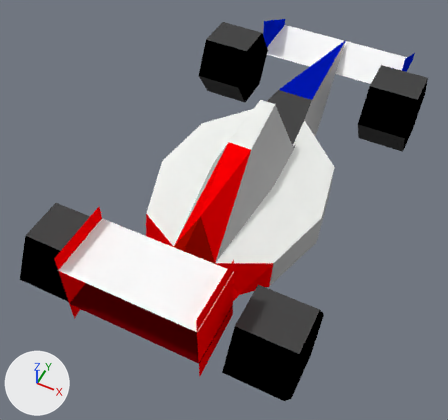
The Blender file models/car_genesis.blend as it was, and as the next commit left it.
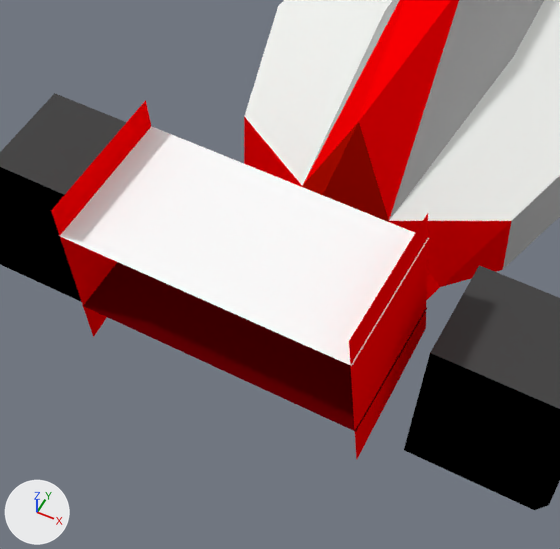
Each version is shown whole from a 50 mm camera at (5.33, -14.45, 14.46) aimed at (-0.44, -2.92, 0.05), then close up on the part from 7% to 66% of the width and 38% to 100% of the height. The lights are fixed; the arrows at lower left show +X, +Y and +Z. The same objects are shown in both versions, whatever each file hides.

The scene before the commit, as lines of its bpy script (objects in view):
```python
me_track_002 = bpy.data.meshes.new('track.002')
me_track_002.from_pydata(...)  # 107 vertices, 87 faces; spans x -3.8..3.8, y -8.6..7.3, z -0.1..3.5
me_track_002.materials.append(mat_55)  # dark grey #494949
me_track_002.materials.append(mat_22_dual)  # white #ffffff
me_track_002.materials.append(mat_22)  # white #f1f3f0
me_track_002.materials.append(mat_66)  # grey #b6b6b6
me_track_002.materials.append(mat_11)  # blue #0217b2
me_track_002.materials.append(mat_88)  # red #ff0003
me_track_002.materials.append(mat_28_dual)  # dark red #640004
me_track_002.materials.append(mat_16)  # dark grey #535353
me_track_002.materials.append(mat_28)  # red #aa0c00
me_track_002.materials.append(mat_00)  # black #000000
me_track_002.materials.append(mat_11_dual)  # blue #001dc3
ob_car = bpy.data.objects.new('car', me_track_002)
ob_car.location = (0.0, 0.0, 0.0)
```
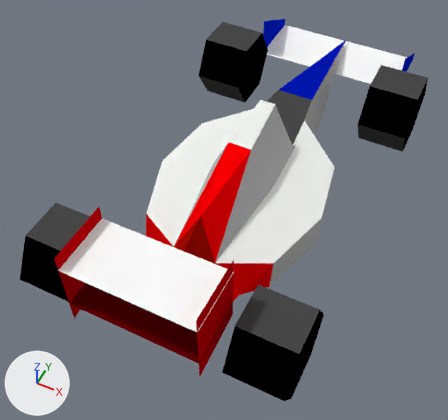
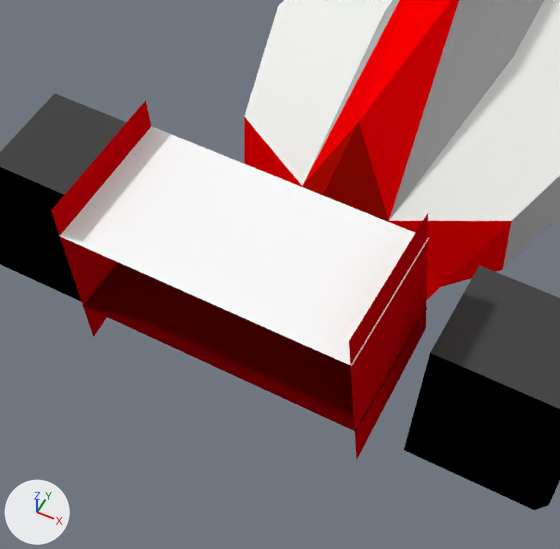
Location of each change, [x1, y1, x2, y2] in pixels of the close-ups (560 x 549 px):
part 1 of me_track_002, recoloured: [51, 100, 428, 460] in both

Diff of the bpy script that builds the scene:
```diff
--- a/models/car_genesis.blend.py
+++ b/models/car_genesis.blend.py
@@ mat_88_dual @@
+mat_88_dual = diffuse_material('88_dual')
+mat_88_dual.base_color = (0.533, 0.0, 0.00276)  # red #c10009
@@ me_track_002 @@
 me_track_002.from_pydata(...)  # 107 vertices, 87 faces; spans x -3.8..3.8, y -8.6..7.3, z -0.1..3.5
 # used by ob_car; location = (0.0, 0.0, 0.0)
+# me_track_002 part 1: all 2 faces centred in x -1.8..1.8, y -7.8, z 2.3 switch from mat_88 (red #ff0003) to mat_88_dual (red #c10009)
 me_track_002.materials.append(mat_55)
```
